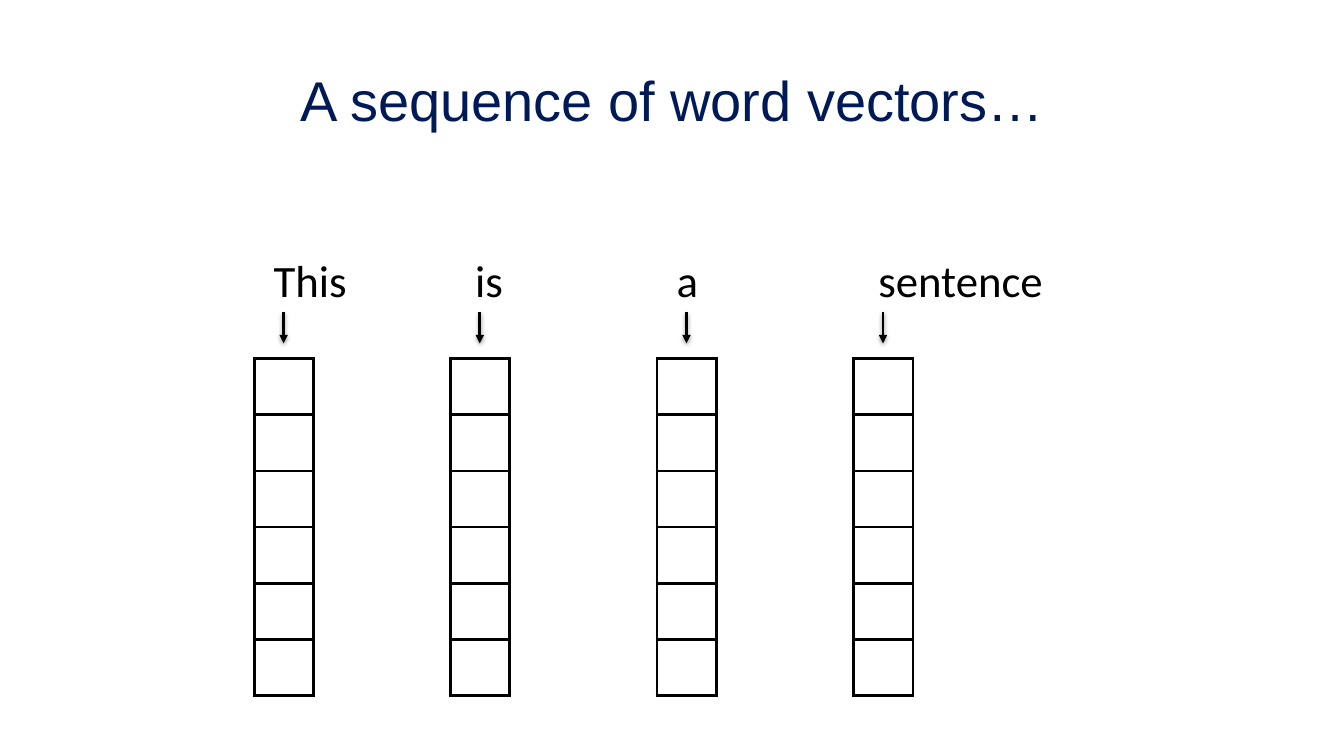
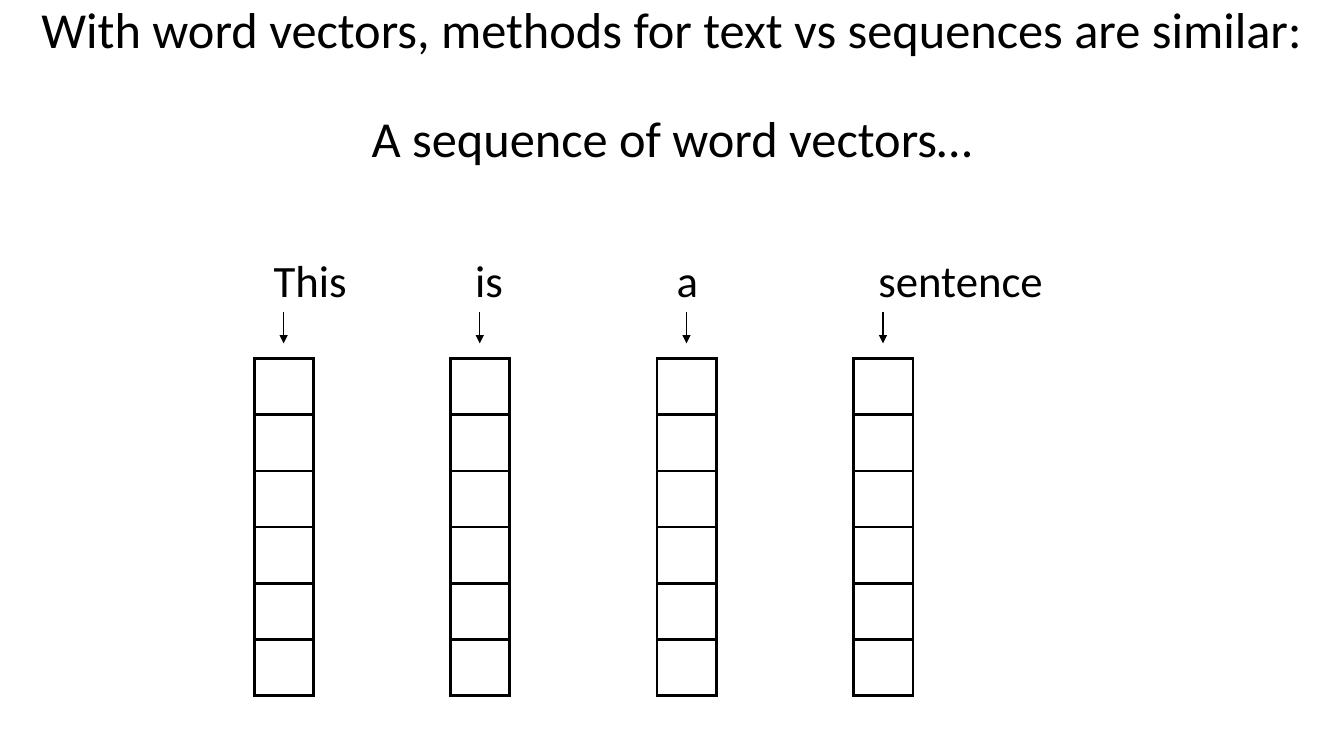
Before and after one commit to mengelhard/mmci_applied_ds, a slide deck: slide 39 of lectures/ll12.pptx (slide 69 before the commit). Drawn at 1344x756 pixels with LibreOffice and Linux fonts; fonts in the diff are those of the drawing; background and template pictures are left out. Boxes give left, top, right and bottom in pixels: in the first picture for what was removed or moved away, otherwise in the second. Text is boxed around its words. In the diff, an @@ line names an element or a change of style, - is before the commit and + after.

```diff
--- a/lectures/ll12.pptx
+++ b/lectures/ll12.pptx
@@ title "With word vectors, methods for ..." at (x1=41, y1=13, x2=1302, y2=165): vertical alignment middle to top @@
@@ title at (x1=41, y1=13, x2=1302, y2=165): text changed; size 40 to 36 pt; font Arial to Calibri; text colour #001A57 to #000000 @@
-A sequence of word vectors…
+With word vectors, methods for text vs sequences are similar:
+A sequence of word vectors…
@@ arrow (283, 313) - (283, 344): stroke #000000 2 pt to #000000 1 pt @@
@@ arrow (480, 313) - (480, 344): stroke #000000 2 pt to #000000 1 pt @@
@@ arrow (687, 313) - (687, 344): stroke #000000 2 pt to #000000 1 pt @@
@@ arrow (883, 313) - (883, 344): stroke #000000 2 pt to #000000 1 pt @@
```
Also in this commit, not shown: 66 other slides changed, 3 slides added, 5 slides removed, 4 other files.
